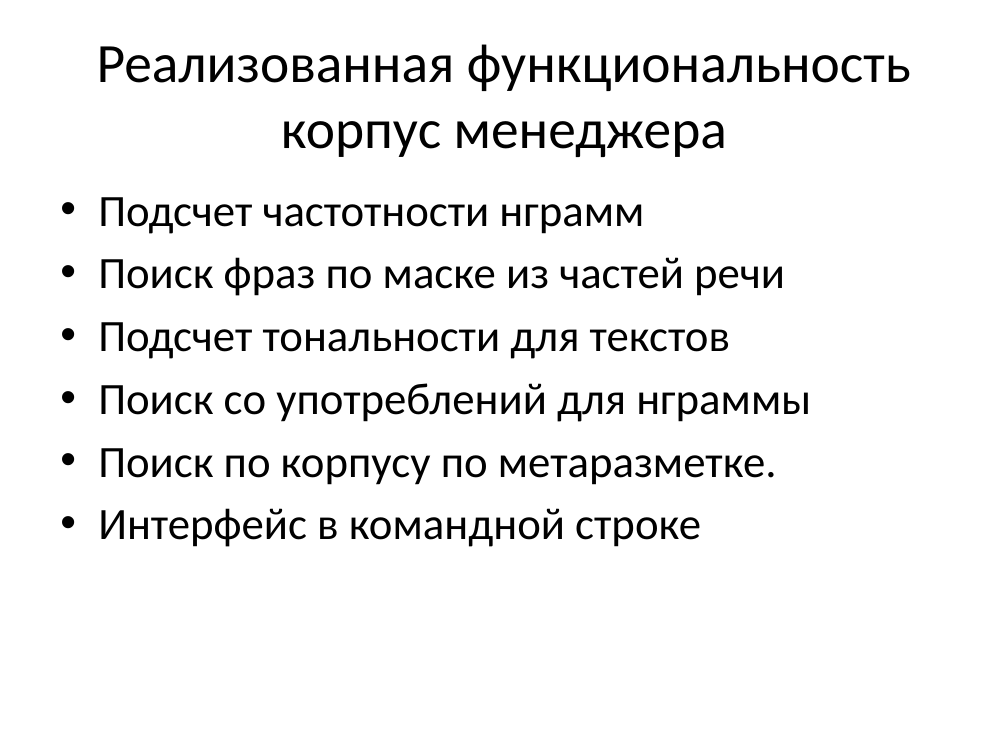
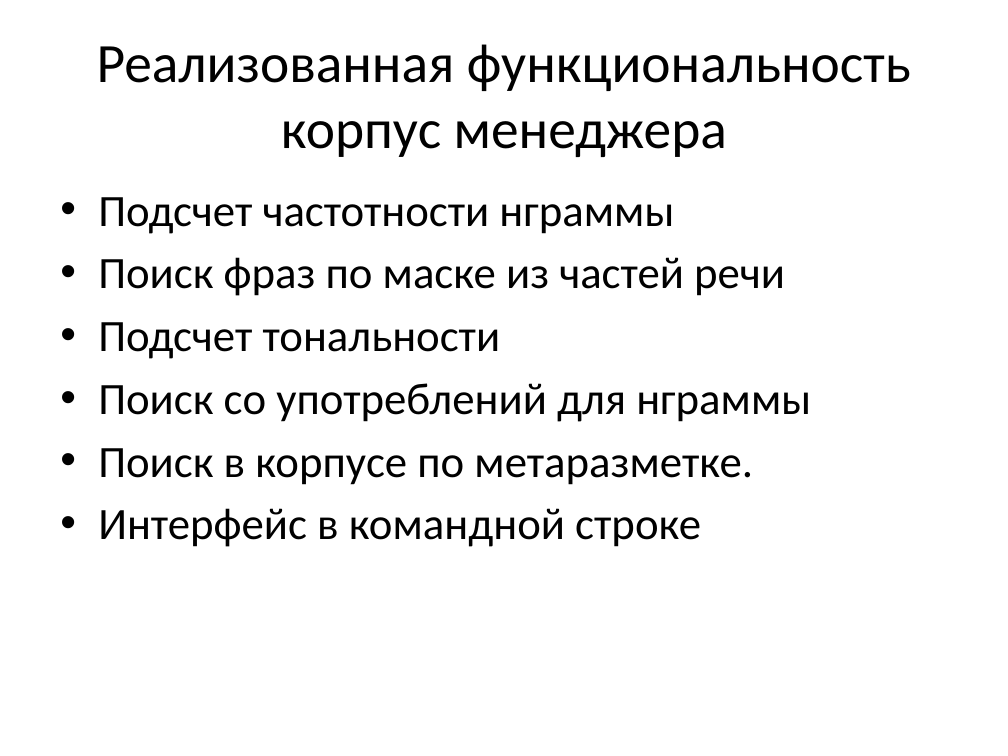
Before and after one commit to arassadin/hse_ling, a slide deck: slide 8 of ng_rg_presentation.pptx (slide 9 before the commit). Drawn at 1008x756 pixels with LibreOffice and Linux fonts; fonts in the diff are those of the drawing. Boxes give left, top, right and bottom in pixels: in the first picture for what was removed or moved away, otherwise in the second. Text is boxed around its words. In the diff, an @@ line names an element or a change of style, - is before the commit and + after.

```diff
--- a/ng_rg_presentation.pptx
+++ b/ng_rg_presentation.pptx
@@ text at (98, 197, 674, 234): text changed @@
-• Подсчет частотности нграмм
+• Подсчет частотности нграммы
@@ text at (98, 322, 501, 359): text changed @@
-• Подсчет тональности для текстов
+• Подсчет тональности
@@ text at (98, 448, 753, 485): text changed @@
-• Поиск по корпусу по метаразметке.
+• Поиск в корпусе по метаразметке.
```
Also in this commit, not shown: 6 other slides changed, 1 slide removed.
